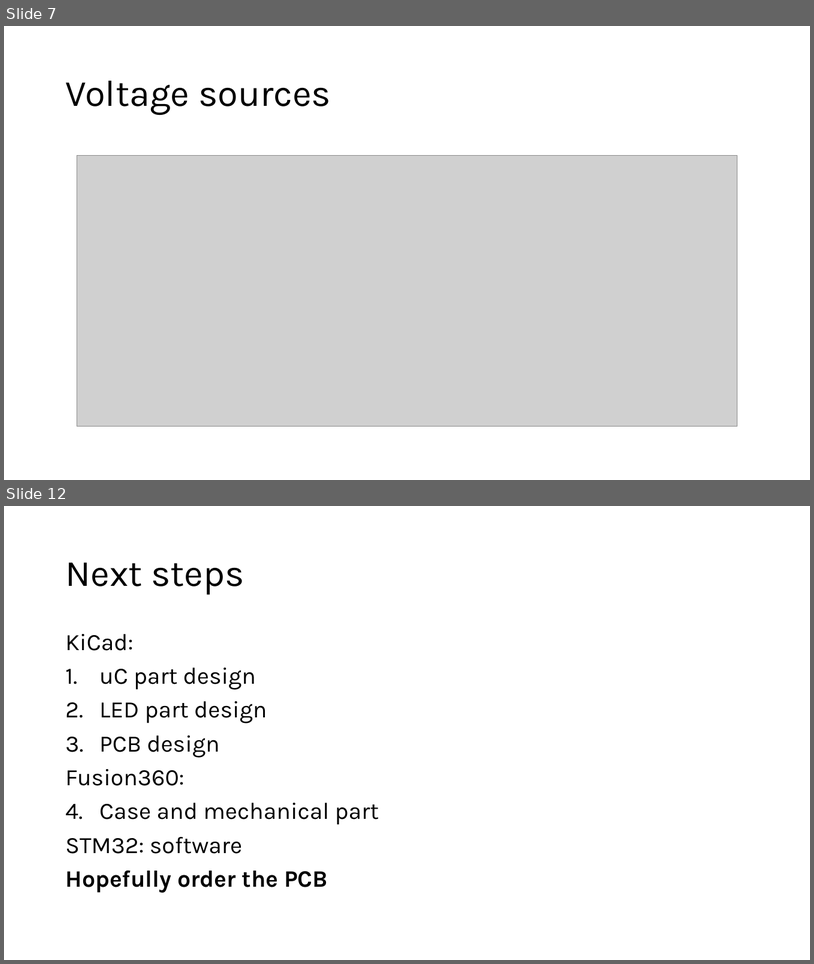
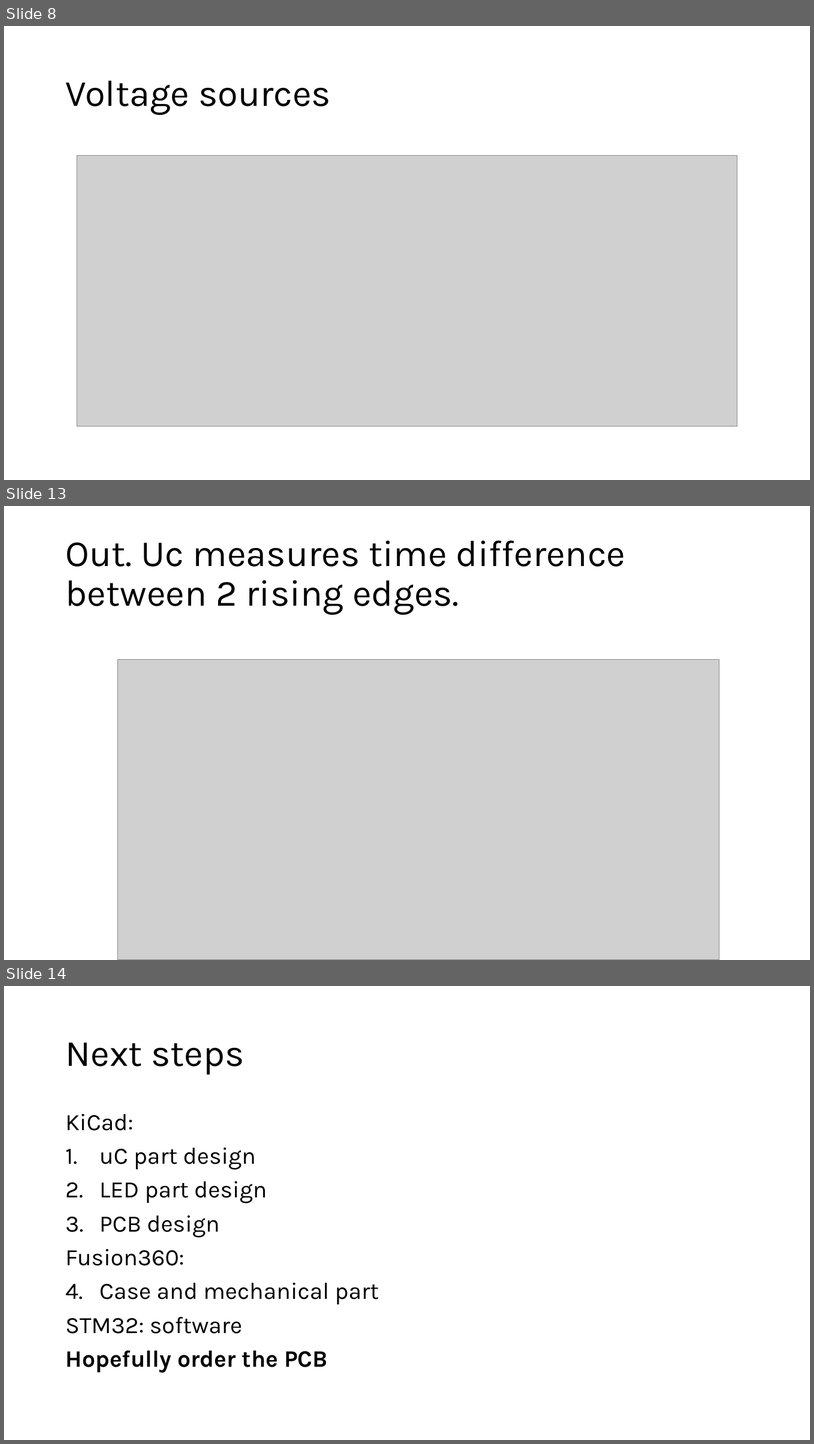
Before and after one commit to Equerm8/A-beating-heart, a slide deck: docs/pres2.pptx. Shown one above the other, each under a label of ours: slides 7 and 12 before the commit, slides 8, 13 and 14 after it; the slides between them are not shown. The pictures are 814x964 and 814x1444 pixels, drawn with LibreOffice and Linux fonts; fonts in the diff are those of the drawing; grey boxes stand for pictures. Boxes give left, top, right and bottom in pixels: in the first picture for what was removed or moved away, otherwise in the second. Text is boxed around its words. In the diff, an @@ line names an element or a change of style, - is before the commit and + after.

```diff
--- a/docs/pres2.pptx
+++ b/docs/pres2.pptx
@@ slide 13 added at (4,506,810,960), background #FFFFFF @@
@@ title added at (65,540,626,615), 44 pt, text #000000 @@
+Out. Uc measures time difference between 2 rising edges.
@@ picture added at (118,659,720,960) @@
@@ what was slide 7 is now slide 8 @@
@@ what was slide 12 is now slide 14 @@
```
Also in this commit, not shown: 3 slides changed, 3 other slides added, 2 slides removed, 8 other files.
